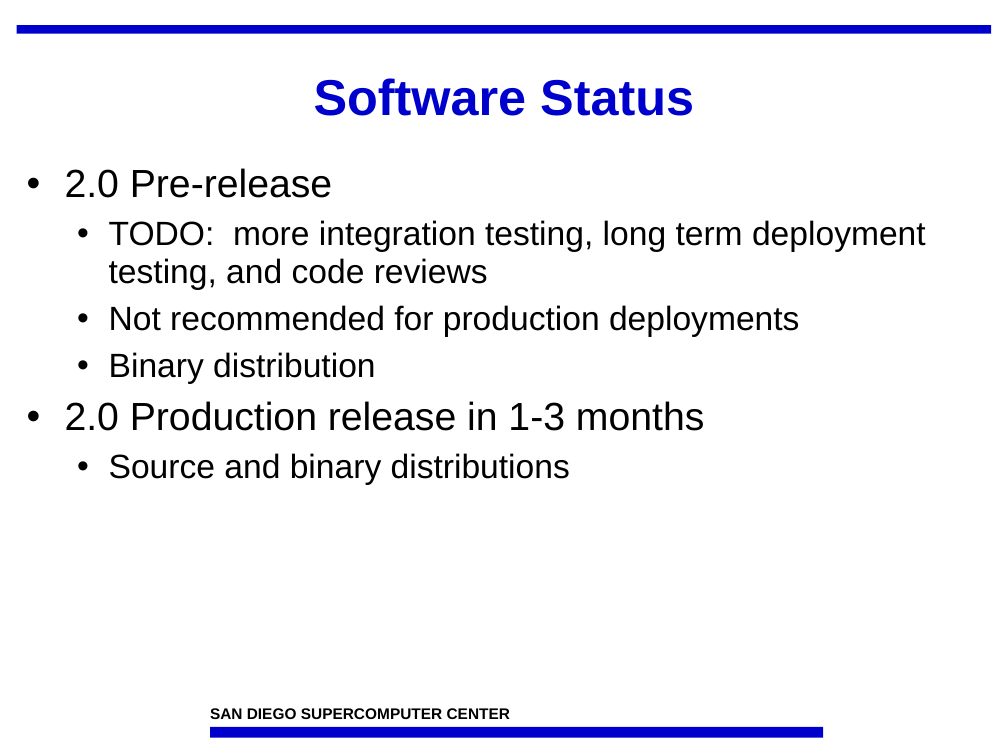
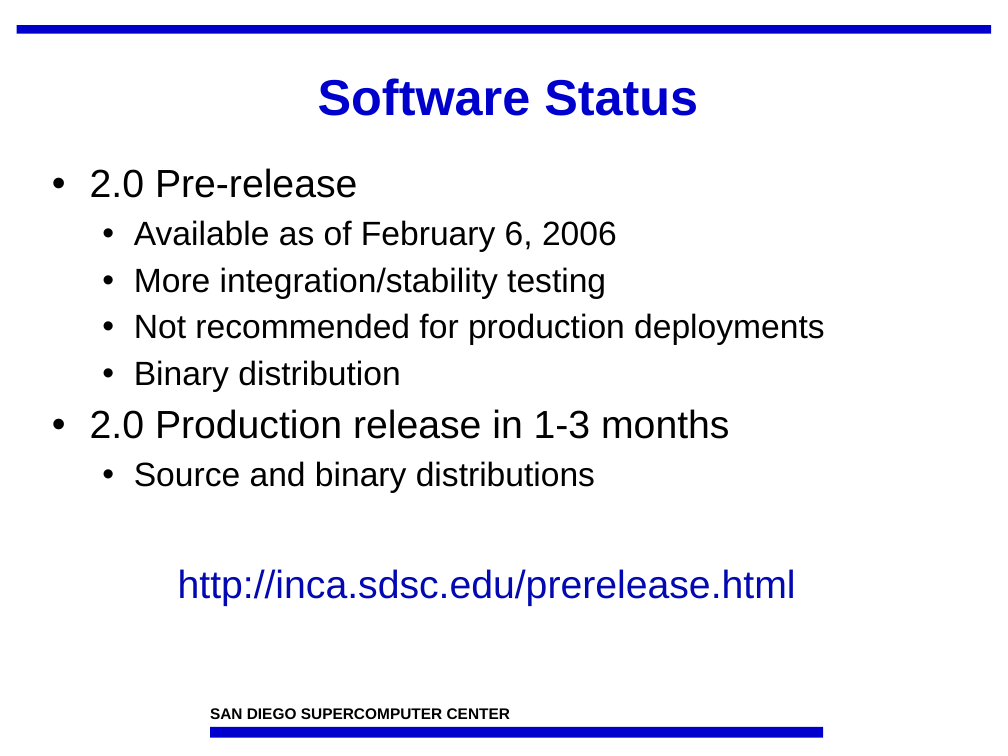
Before and after one commit to IncaProject/inca-xsede, a slide deck: slide 40 of talks/feb-06-workshop/overview.ppt. Drawn at 1008x756 pixels with LibreOffice and Linux fonts; fonts in the diff are those of the drawing; background and template pictures are left out. Boxes give left, top, right and bottom in pixels: in the first picture for what was removed or moved away, otherwise in the second. Text is boxed around its words. In the diff, an @@ line names an element or a change of style, - is before the commit and + after.

Commit message:
redid inca v1/v2 component slide

```diff
--- a/talks/feb-06-workshop/overview.ppt
+++ b/talks/feb-06-workshop/overview.ppt
@@ title "Software Status": place and size @@
-title "Software Status" at <box>314,78,694,116</box>
+title "Software Status" at <box>318,78,698,116</box>
@@ text "2.0 Pre-release": place and size @@
-text "2.0 Pre-release" at <box>65,168,926,485</box>
+text "2.0 Pre-release" at <box>90,168,824,493</box>
@@ text at <box>134,220,617,299</box>: text changed @@
-  • TODO: more integration testing, long term deployment testing, and code reviews
+  • Available as of February 6, 2006
+  • More integration/stability testing
@@ text added at <box>178,569,796,606</box>, 28 pt, text #0309B1 @@
+http://inca.sdsc.edu/prerelease.html
```
Also in this commit, not shown: 30 other slides changed, 2 slides added, 4 slides removed.
